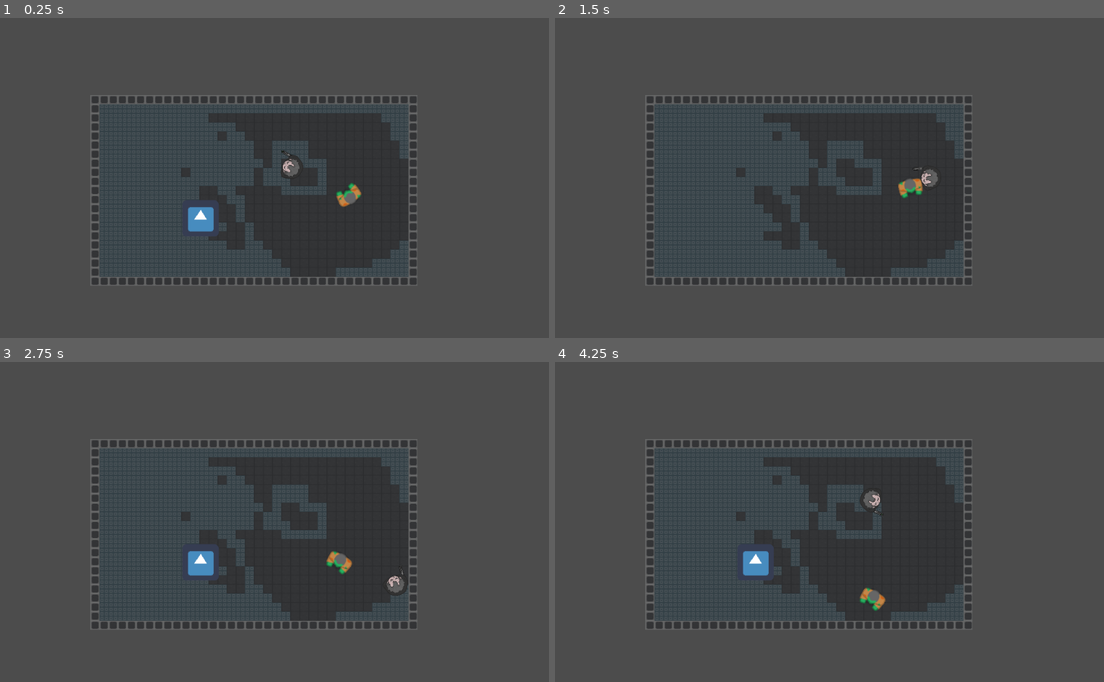
Above: before the commit, frames 1-4 (two rows, left to right).
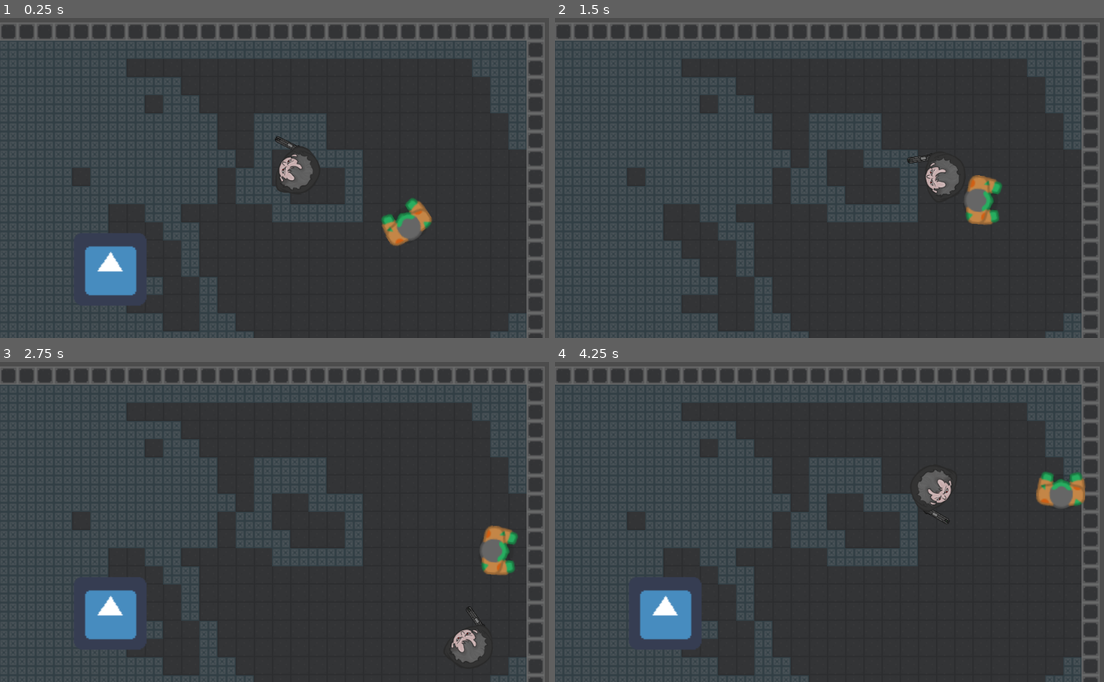
Above: after the commit, the same moments.

Repository: alexsimonson/godot-adventure
Game: Godot game, scene res://TestingScene.tscn
Two runs of this game, one before a commit and one after it. Both use one fixed random seed, a clock stepped at 60 frames per second and the inputs below. The engine's default icon, where the game draws it, is replaced by a stand-in: a white triangle on a blue panel in a dark square.
Inputs (mouse positions are in pixels of both pictures, inside the frame that each line leads up to):
- Up to frame 1 (0.25 s): no input
- Up to frame 2 (1.5 s): move the mouse to (972, 152) at 0.52 s; hold D (right) 0.53-1.28 s; hold Ctrl (hold, bound only after the commit) 0.53-1.28 s; tap Shift (sneak, bound only after the commit) at 0.8, 1.35 s; move the mouse to (730, 184) at 1.27 s; hold S (down) from 1.28 s (still down)
- Up to frame 3 (2.75 s): tap Ctrl (hold, bound only after the commit) at 1.55 s; move the mouse to (351, 435) at 2.02 s; release S (down) at 2.03 s; hold D (right) from 2.03 s (still down); hold Shift (sneak, bound only after the commit) from 2.03 s (still down); click (351, 435) at 2.1 s
- Up to frame 4 (4.25 s): move the mouse to (818, 579) at 2.77 s; release D (right) at 2.78 s; release Shift (sneak, bound only after the commit) at 2.78 s; hold W (up) 2.78-3.53 s; tap F (local_action) at 2.85 s; tap Ctrl (hold, bound only after the commit) at 3.05 s; move the mouse to (1021, 563) at 3.52 s; hold A (left) from 3.53 s (still down); hold Shift (sneak, bound only after the commit) from 3.53 s (still down); right-click (1021, 563) at 3.6 s

The runs differ from the first frame. In frame 1, 47% of the frame differs, in the area x 0-100%, y 1-100%; in frame 2, 46%; in frame 3, 46%; in frame 4, 47%.

Commit message:
gun rotation, sneaking and hold mechanic.  More interesting gunplay due to rotation

Diff:
--- a/Gun.gd
+++ b/Gun.gd
@@ -5,8 +5,11 @@
 func _ready():
 	pass # Replace with function body.
 
+func _physics_process(delta):
+	look_at(get_global_mouse_position())
+
 func fire():
-	print('firing the gun')
+#	print('firing the gun')
 	var b = Bullet.instance()
 	var world = get_tree().current_scene
 	world.add_child(b)
--- a/KinematicBody2D.gd
+++ b/KinematicBody2D.gd
@@ -1,6 +1,10 @@
 extends KinematicBody2D
 
 export var speed = 200
+export var sneakModifier = 2
+
+var sneaking = false
+var holding = false
 
 var velocity = Vector2.ZERO
 
@@ -18,7 +22,6 @@
 	if Input.is_action_pressed('up'):
 		velocity.y -= 1
 	velocity = velocity.normalized() * speed
-	look_at(get_global_mouse_position())
 	if Input.is_action_just_pressed('click'):
 		shoot()
 	if Input.is_action_just_pressed('local_action'):
@@ -26,12 +29,21 @@
 	if Input.is_action_just_pressed('right_click'):
 		print('nothing yet')
 
+	if Input.is_action_pressed('sneak') && !sneaking:
+		sneaking = true
+		speed = speed / sneakModifier
+	if Input.is_action_just_released('sneak') && !holding:
+		speed = speed * sneakModifier
+		sneaking = false
+	if (Input.is_action_pressed('hold') && !holding) || (Input.is_action_just_released('hold')):
+		holding = !holding
+
 
 func _physics_process(delta):
-	look_at(get_global_mouse_position())
+	if(!holding):
+		look_at(get_global_mouse_position())
 	get_input()
 	velocity = move_and_slide(velocity)
-
 
 func shoot():
 	print('shooting')
@@ -39,3 +51,7 @@
 
 func local_action():
 	print('checking for local action')
+
+func _on_KinematicBody2D_mouse_entered():
+	print('ay')
+	pass # Replace with function body.
--- a/Player.tscn
+++ b/Player.tscn
@@ -35,7 +35,6 @@
 texture = ExtResource( 3 )
 
 [node name="Camera2D" type="Camera2D" parent="KinematicBody2D"]
-zoom = Vector2( 0.5, 0.5 )
 process_mode = 0
 drag_margin_left = 0.0
 drag_margin_top = 0.0
--- a/PlayerUpdate.tscn
+++ b/PlayerUpdate.tscn
@@ -8,19 +8,24 @@
 radius = 18.1446
 height = 9.1935
 
-[node name="PlayerUpdate" type="Node2D"]
+[node name="PlayerUpdate" type="Node2D" groups=[
+"player",
+]]
 
 [node name="KinematicBody2D" type="KinematicBody2D" parent="."]
+position = Vector2( 4.02096, 3.49648 )
+rotation = -0.0370123
 script = ExtResource( 1 )
 
-[node name="CollisionShape2D" type="CollisionShape2D" parent="KinematicBody2D"]
+[node name="CollisionShape2D" type="CollisionShape2D" parent="KinematicBody2D" groups=[
+"player",
+]]
 position = Vector2( -1.32868, 0.664335 )
 shape = SubResource( 1 )
 
 [node name="Gun" parent="KinematicBody2D" instance=ExtResource( 2 )]
-position = Vector2( 16.0838, 17.1328 )
+position = Vector2( 17.1385, 16.9969 )
 scale = Vector2( 0.1, 0.1 )
-z_index = -1
 
 [node name="Sprite" type="Sprite" parent="KinematicBody2D"]
 rotation = -1.5708
@@ -30,3 +35,4 @@
 
 [node name="Camera2D" type="Camera2D" parent="."]
 current = true
+zoom = Vector2( 0.5, 0.5 )
--- a/TestingScene.tscn
+++ b/TestingScene.tscn
@@ -16,4 +16,3 @@
 position = Vector2( -159.051, 89.3039 )
 
 [node name="PlayerUpdate" parent="." instance=ExtResource( 4 )]
-z_index = 1
--- a/Timer.gd
+++ b/Timer.gd
@@ -15,5 +15,5 @@
 
 
 func _on_Timer_timeout():
-	print('fuck you')
+#	print('fuck you')
 	$Sprite.visible = !$Sprite.visible
--- a/project.godot
+++ b/project.godot
@@ -65,6 +65,16 @@
 "events": [ Object(InputEventMouseButton,"resource_local_to_scene":false,"resource_name":"","device":0,"alt":false,"shi …(212 unchanged characters)…
  ]
 }
+sneak={
+"deadzone": 0.5,
+"events": [ Object(InputEventKey,"resource_local_to_scene":false,"resource_name":"","device":0,"alt":false,"shift":false,"control":false,"meta":false,"command":false,"pressed":false,"scancode":16777237,"unicode":0,"echo":false,"script":null)
+ ]
+}
+hold={
+"deadzone": 0.5,
+"events": [ Object(InputEventKey,"resource_local_to_scene":false,"resource_name":"","device":0,"alt":false,"shift":false,"control":false,"meta":false,"command":false,"pressed":false,"scancode":16777238,"unicode":0,"echo":false,"script":null)
+ ]
+}
 
 [rendering]
 
Not shown: 1 places in Mob.tscn that only renumber resources
